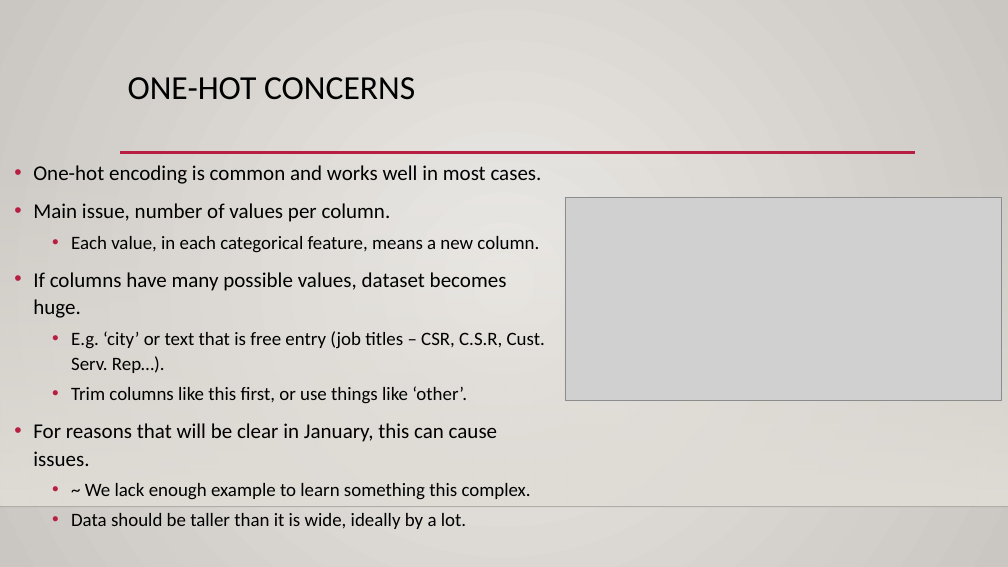
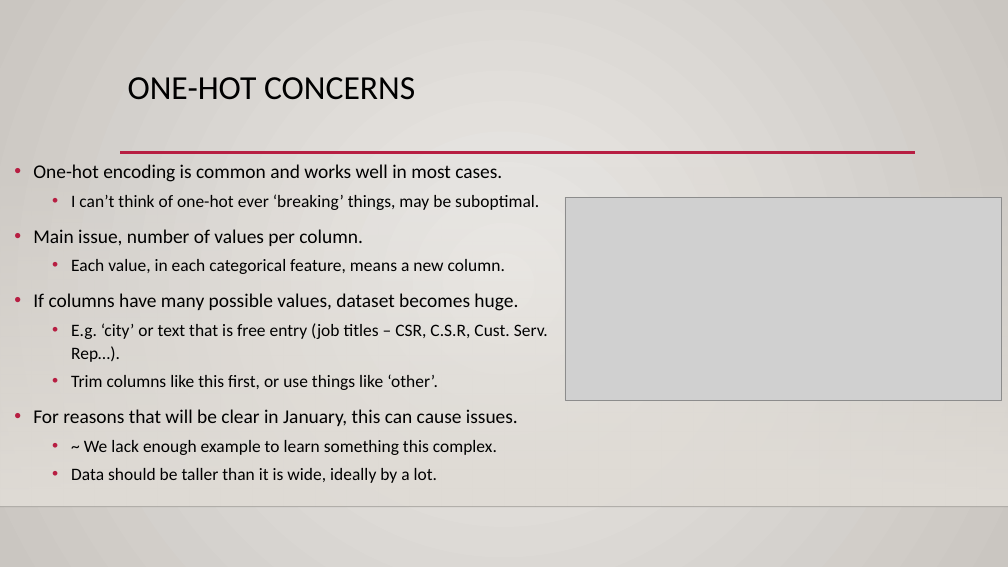
Before and after one commit to AkeemSemperDataScience/Basic_Stats_in_Python_Student_Repository, a slide deck: slide 23 of reference_material/slides/022_encoding.pptx (slide 19 before the commit). Drawn at 1008x567 pixels with LibreOffice and Linux fonts; fonts in the diff are those of the drawing; grey boxes stand for pictures; background and template pictures are left out. Boxes give left, top, right and bottom in pixels: in the first picture for what was removed or moved away, otherwise in the second. Text is boxed around its words. In the diff, an @@ line names an element or a change of style, - is before the commit and + after.

```diff
--- a/reference_material/slides/022_encoding.pptx
+++ b/reference_material/slides/022_encoding.pptx
@@ text at [33,164,548,483]: size 20 to 18.5 pt in "One-hot encoding is common and works well ...", "Main issue, number of values per column.", "If columns have many possible values, dataset ...", "For reasons that will be clear in ..."; size 18 to 16.6 pt in "Each value, in each categorical feature, means ...", "E.g. ‘city’ or text that is free ...", "Trim columns like this first, or use ...", "~ We lack enough example to learn ..." and 1 more places @@
@@ text at [71,194,539,210]: paragraph added @@
+  • I can’t think of one-hot ever ‘breaking’ things, may be suboptimal.
```
Also in this commit, not shown: 10 other slides changed, 5 slides added, 22 other files.
